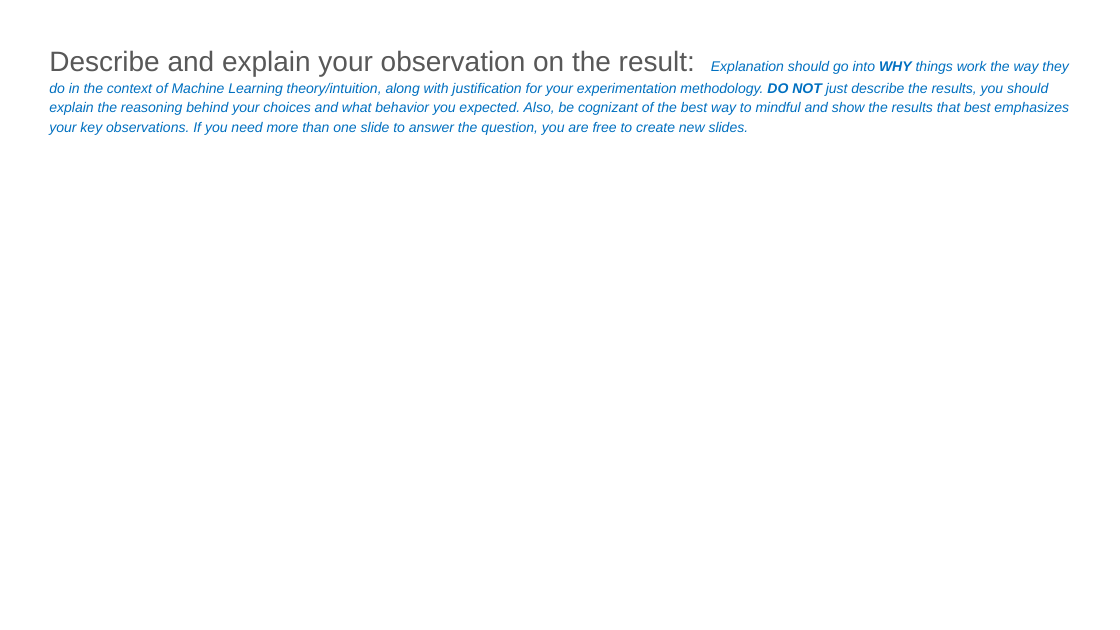
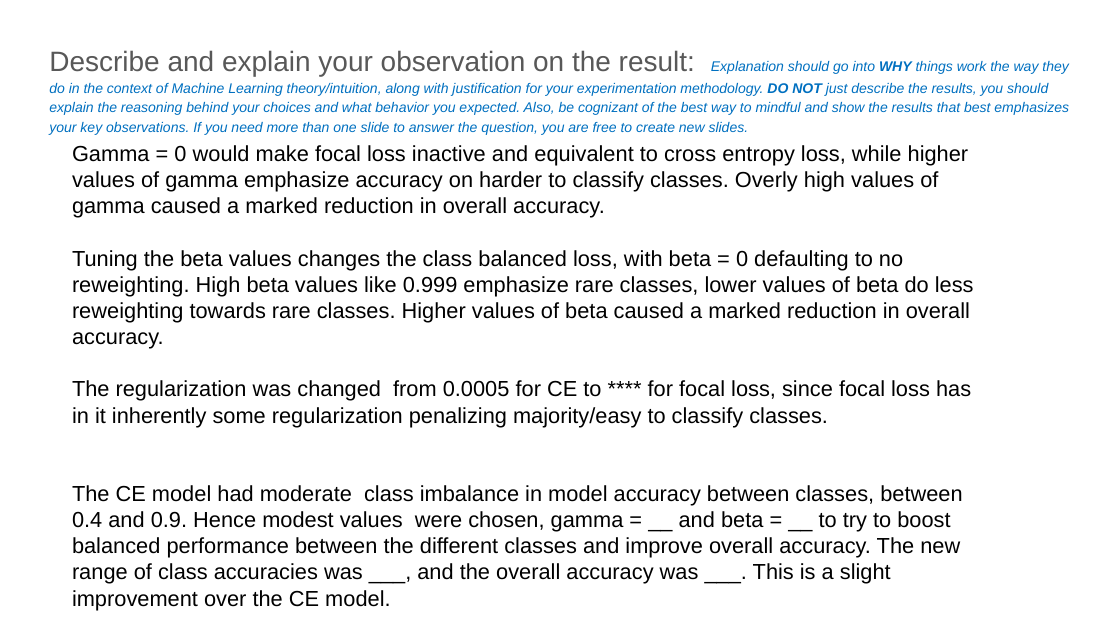
Before and after one commit to jcha-hub/DL_PS2, a slide deck: slide 21 of report-template-a2_v2.pptx. Drawn at 1120x630 pixels with LibreOffice and Linux fonts; fonts in the diff are those of the drawing. Boxes give left, top, right and bottom in pixels: in the first picture for what was removed or moved away, otherwise in the second. Text is boxed around its words. In the diff, an @@ line names an element or a change of style, - is before the commit and + after.

```diff
--- a/report-template-a2_v2.pptx
+++ b/report-template-a2_v2.pptx
@@ text added at (x1=72, y1=145, x2=974, y2=610), 14 pt, text #000000 @@
+Gamma = 0 would make focal loss inactive and equivalent to cross entropy loss, while higher values of gamma emphasize accuracy on harder to classify classes. Overly high values of gamma caused a marked reduction in overall accuracy.
+Tuning the beta values changes the class balanced loss, with beta = 0 defaulting to no reweighting. High beta values like 0.999 emphasize rare classes, lower values of beta do less reweighting towards rare classes. Higher values of beta caused a marked reduction in overall accuracy.
+The regularization was changed from 0.0005 for CE to **** for focal loss, since focal loss has in it inherently some regularization penalizing majority/easy to classify classes.
+The CE model had moderate class imbalance in model accuracy between classes, between 0.4 and 0.9. Hence modest values were chosen, gamma = __ and beta = __ to try to boost balanced performance between the different classes and improve overall accuracy. The new range of class accuracies was ___, and the overall accuracy was ___. This is a slight improvement over the CE model.
```
Also in this commit, not shown: 6 other slides changed, 1 slide added, 3 other files.
